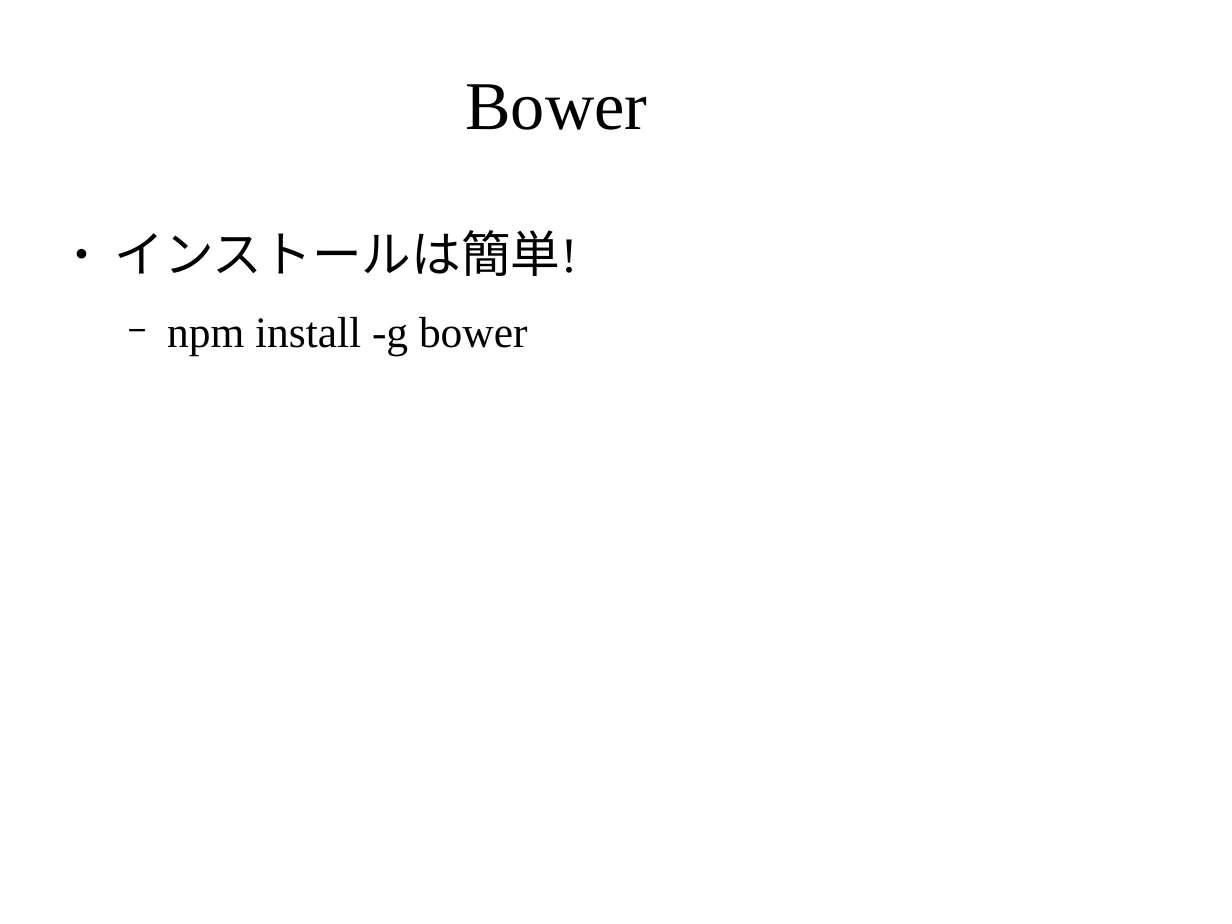
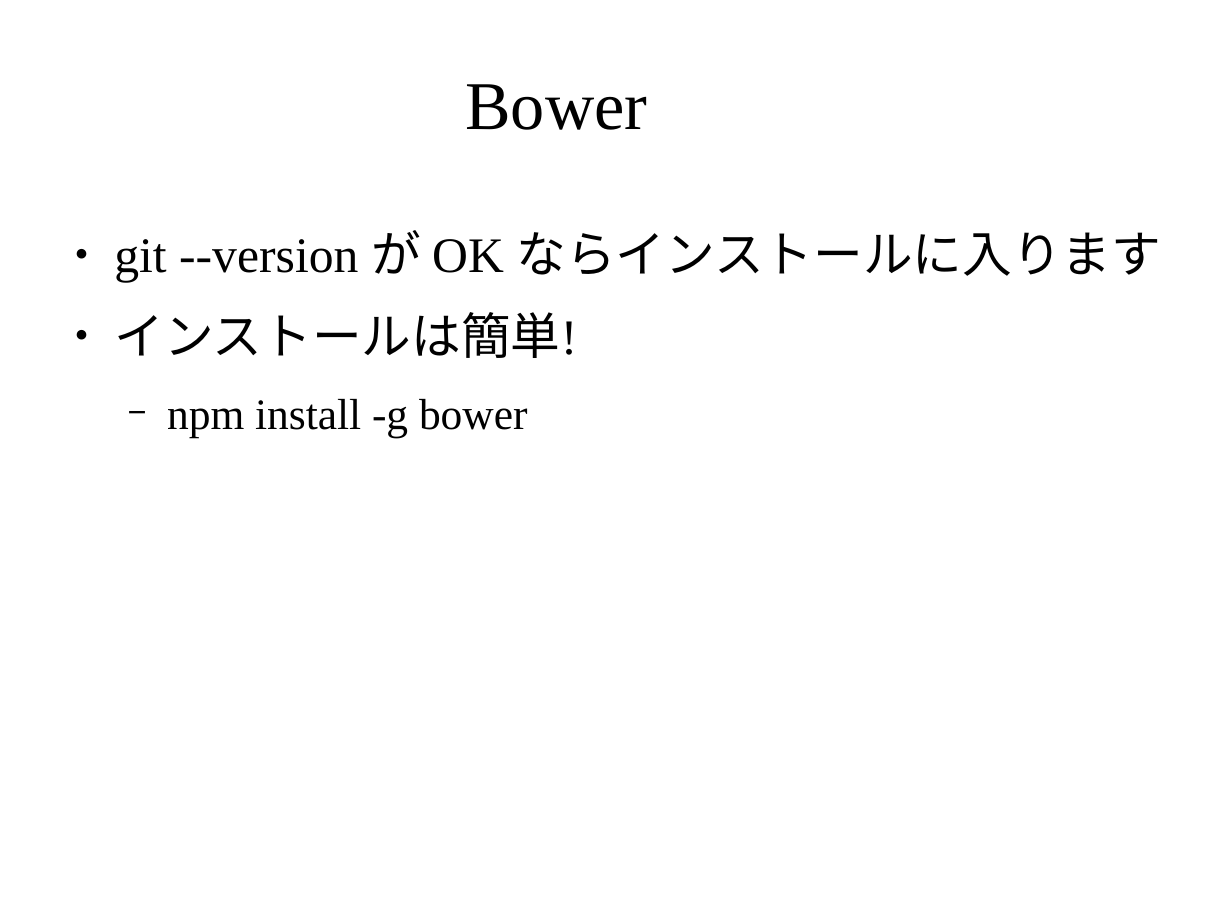
Before and after one commit to masakura/slides, a slide deck: slide 19 of html5jk#1/slide3.odp (slide 16 before the commit). Drawn at 1232x924 pixels with LibreOffice and Linux fonts; fonts in the diff are those of the drawing; background and template pictures are left out. Boxes give left, top, right and bottom in pixels: in the first picture for what was removed or moved away, otherwise in the second. Text is boxed around its words. In the diff, an @@ line names an element or a change of style, - is before the commit and + after.

```diff
--- a/html5jk#1/slide3.odp
+++ b/html5jk#1/slide3.odp
@@ text at (x1=114, y1=230, x2=1161, y2=282): paragraph added @@
+● git --version が OK ならインストールに入ります
```
Also in this commit, not shown: 1 other slide changed, 3 slides added, 1 other file.
